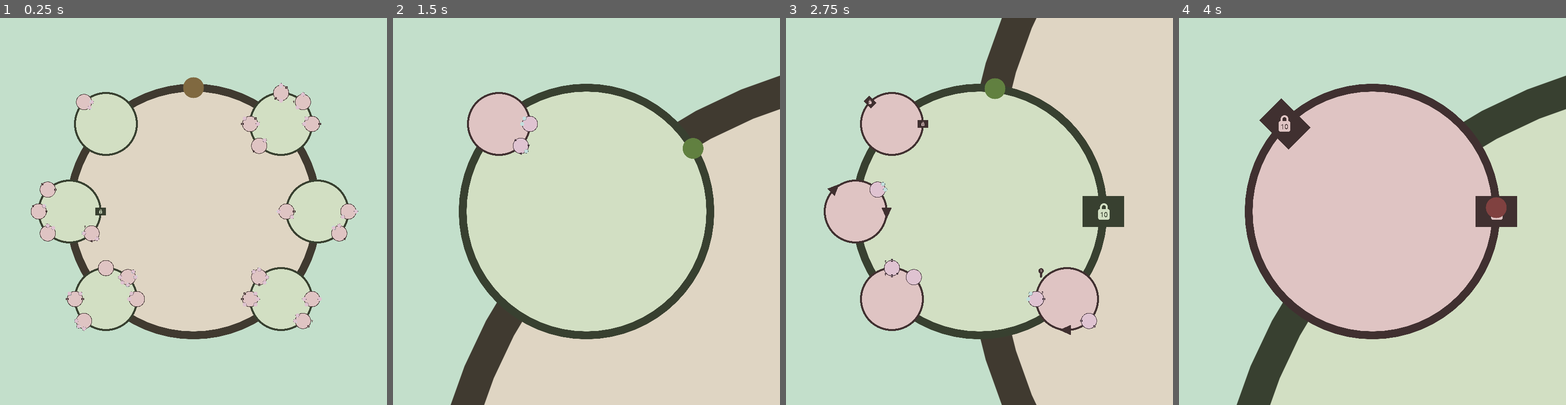
Above: before the commit, frames 1-4 (left to right).
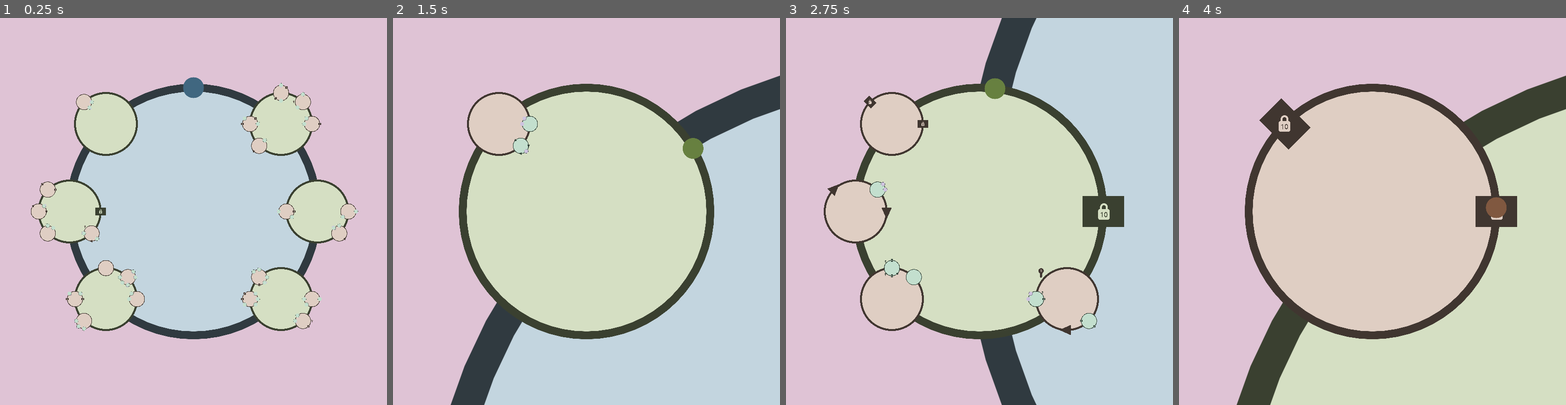
Above: after the commit, the same moments.

Repository: friedev/cycle-delver
Game: Godot game, scene res://src/main.tscn
Same seed, same stepped clock (60 frames per second), same inputs: the game is played once before the commit and once after it.
Inputs (mouse positions are in pixels of both pictures, inside the frame that each line leads up to):
- Up to frame 1 (0.25 s): no input
- Up to frame 2 (1.5 s): tap Enter at 0.5 s; move the mouse to (671, 192) at 0.52 s; tap A (move_ccw) at 0.6 s; click (671, 192) at 0.67 s; move the mouse to (509, 230) at 1.27 s; tap D (move_cw) at 1.35 s; click (509, 230) at 1.42 s
- Up to frame 3 (2.75 s): move the mouse to (1018, 126) at 2.02 s; hold W (move_out) from 2.03 s (still down); click (1018, 126) at 2.17 s
- Up to frame 4 (4 s): move the mouse to (1353, 288) at 2.77 s; release W (move_out) at 2.78 s; tap A (move_ccw) at 2.85 s; click (1353, 288) at 2.92 s; move the mouse to (1488, 269) at 3.52 s; tap D (move_cw) at 3.6 s; click (1488, 269) at 3.67 s

The runs differ from the first frame. In frame 1, 84% of the frame differs, in the area x 0-100%, y 0-100%; in frame 2, 61%; in frame 3, 59%; in frame 4, 36%.

Commit message:
Generate equally spaced hues

Diff:
--- a/src/loop.gd
+++ b/src/loop.gd
@@ -44,20 +44,13 @@
 
 ## Get the hue for vertices at this depth.
 static func depth_to_hue(depth_arg: int) -> float:
-	while len(hues_by_depth) <= depth_arg + 1:
-		var hue: float
-		# Ensure hue is sufficiently different from any other hue
-		var hue_is_different := false
-		while not hue_is_different:
-			hue = randf()
-			hue_is_different = true
-			for other_hue in hues_by_depth:
-				if absf(hue - other_hue) < 0.1:
-					hue_is_different = false
-					break
-		hues_by_depth.append(hue)
-		if len(hues_by_depth) == 1:
-			RenderingServer.set_default_clear_color(hue_to_fill_color(hue))
+	if len(hues_by_depth) < MAX_DEPTH + 2:
+		var hue_count := MAX_DEPTH + 2
+		var hue_offset := randf() / hue_count
+		for i in range(MAX_DEPTH + 2):
+			hues_by_depth.append(hue_offset + float(i) / hue_count)
+		hues_by_depth.shuffle()
+		RenderingServer.set_default_clear_color(hue_to_fill_color(hues_by_depth[0]))
 	return hues_by_depth[depth_arg + 1]
 
 
